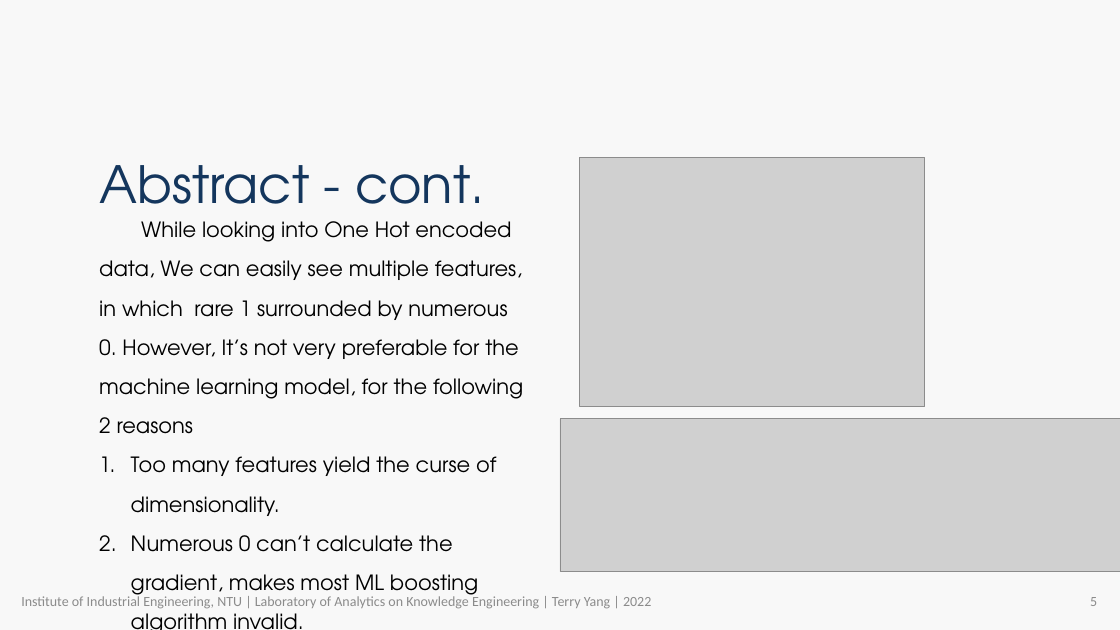
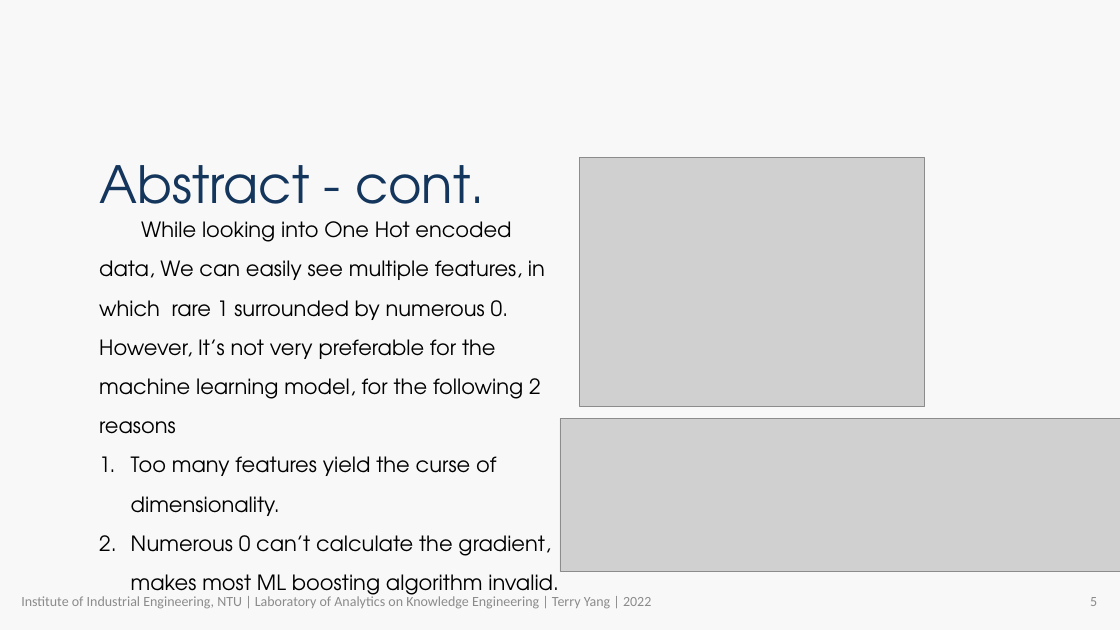
Before and after one commit to R64825/NTUIIE-Research, a slide deck: slide 5 of ppt/APIEMS TerryYang.pptx. Drawn at 1120x630 pixels with LibreOffice and Linux fonts; fonts in the diff are those of the drawing; grey boxes stand for pictures; background and template pictures are left out. Boxes give left, top, right and bottom in pixels: in the first picture for what was removed or moved away, otherwise in the second. Text is boxed around its words. In the diff, an @@ line names an element or a change of style, - is before the commit and + after.

```diff
--- a/ppt/APIEMS TerryYang.pptx
+++ b/ppt/APIEMS TerryYang.pptx
@@ text "While looking into One Hot ..." rewrapped from [99, 221, 523, 630] to [99, 221, 559, 600] @@
```
Also in this commit, not shown: 4 other slides changed, 2 slides added, 1 other file.
